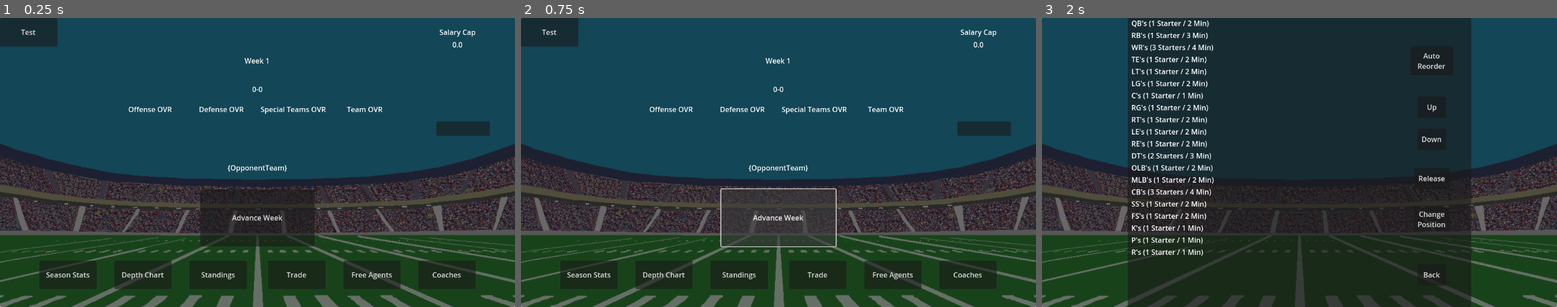
Above: before the commit, frames 1-3 (left to right).
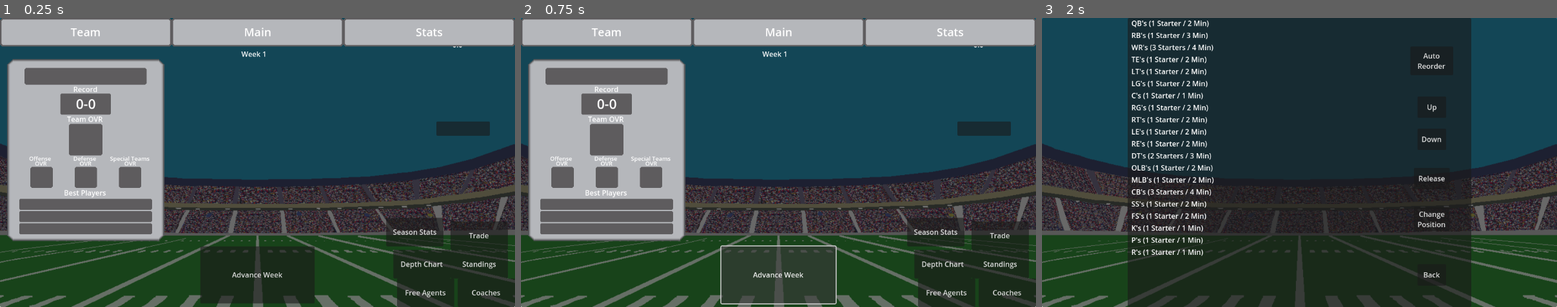
Above: after the commit, the same moments.

Repository: Dmmcken/Football
Game: Godot game, scene res://SeasonHome.tscn
The game is run twice, just before and just after one commit, with the same random seed, the same clock (stepped at 60 frames per second) and the same inputs. This scene is started directly instead of the project's main scene.
Inputs:
- Up to frame 1 (0.25 s): no input
- Up to frame 2 (0.75 s): click "Advance Week" at 0.5 s
- Up to frame 3 (2 s): click "Depth Chart" at 1.25 s

The runs differ from the first frame. In frame 1, 42% of the frame differs, in the area x 0-100%, y 0-100%; in frame 2, 39%; in frame 3, less than 0.1%.
Error before the commit: Invalid access to property or key of type 'String' on a base object of type 'Dictionary'. (res://SeasonHome.gd:32)
Error after the commit: Invalid access to property or key of type 'String' on a base object of type 'Dictionary'. (res://SeasonHome.gd:1535)

Commit message:
06/19
06/19

Diff:
--- a/Rosters.gd
+++ b/Rosters.gd
@@ -1,7 +1,7 @@
 extends Node
 
 var team_rosters = {}
-
+var selected_team = GameData.get_selected_team_name()
 var first_names = []
 var last_names = []
 var dead_cap = []
@@ -316,6 +316,7 @@
 	team_rosters = generate_all_team_rosters()
 	create_deadcap()
 
+
 func compare_by_rating(player1, player2):
 	if player1["Rating"] >= player2["Rating"]:
 		return true
--- a/SeasonHome.gd
+++ b/SeasonHome.gd
@@ -136,11 +136,15 @@
 @onready var team_st_label = $TeamST
 @onready var team_ovr_label = $TeamOVR
 @onready var salary_cap_label = $SalaryCap
+@onready var best_player_1_label = $BestPlayers1
+@onready var best_player_2_label = $BestPlayers2
+@onready var best_player_3_label = $BestPlayers3
 
 func _ready():
 	add_child(game_simulator)
 	add_child(game_play)
 	selected_team = GameData.get_selected_team_name()
+	set_depth_chart()
 	player_team_label.text = selected_team
 	week_label.text = "Week " + str(current_week)
 	record_label.text = str(wins) + "-" + str(losses)
@@ -173,6 +177,24 @@
 	team_defense_label.text = "%s" % [team_averages["Defense_Ovr"]]
 	team_st_label.text = "%s" % [team_averages["Special_Teams_Ovr"]]
 	team_ovr_label.text = "%s" % [team_averages["Team_Ovr"]]
+	set_team_top_three()
+
+func set_team_top_three():
+	var player1 = ""
+	var player2 = ""
+	var player3 = ""
+	var roster = []
+	for player in Rosters.team_rosters[selected_team]:
+		if player["DepthChart"] == 1:
+			roster.append(player)
+	roster.sort_custom(func(a, b):
+		return a["Rating"] > b["Rating"])
+	player1 = roster[0]
+	player2 = roster[1]
+	player3 = roster[2]
+	best_player_1_label.text = "%s %s %s %s" % [player1["Position"], player1["FirstName"], player1["LastName"], player1["Rating"]]
+	best_player_2_label.text = "%s %s %s %s" % [player2["Position"], player2["FirstName"], player2["LastName"], player2["Rating"]]
+	best_player_3_label.text = "%s %s %s %s" % [player3["Position"], player3["FirstName"], player3["LastName"], player3["Rating"]]
 
 func load_team_records(json_file_path):
 	var file = FileAccess.open(json_file_path, FileAccess.READ)
@@ -1508,6 +1530,11 @@
 								if player["PlayerID"] == roster_player["PlayerID"]:
 									Rosters.team_rosters[team].erase(roster_player)
 									Rosters.team_rosters["Free Agent"].append(roster_player)
+
+func set_depth_chart():
+	var team_roster = Rosters.team_rosters[selected_team]
+	reorder_teams(team_roster)
+	Rosters.team_rosters[selected_team] = team_roster
 
 func reorder_teams(team_roster):
 	var positions = ["QB", "RB", "WR", "TE", "LT", "LG", "C", "RG", "RT", "LE", "RE", "DT", "OLB", "MLB", "CB", "SS", "FS", "K", "P", "R"]
--- a/SeasonHome.tscn
+++ b/SeasonHome.tscn
@@ -1,8 +1,12 @@
-[gd_scene load_steps=6 format=3 uid="uid://du7x3wvheg888"]
+[gd_scene load_steps=10 format=3 uid="uid://du7x3wvheg888"]
 
 [ext_resource type="Script" uid="uid://ba6bhk5wnjn5r" path="res://SeasonHome.gd" id="1_5gxnp"]
 [ext_resource type="Texture2D" uid="uid://xh7wwx1airyc" path="res://Art/Stadium.png" id="2_6bxi5"]
 [ext_resource type="Theme" uid="uid://ccrt2axm1b3pb" path="res://Themes/PopupWarnings.tres" id="3_7po3q"]
+[ext_resource type="Texture2D" uid="uid://dkv4ocf32tdva" path="res://Art/Team_OVR_Panel.png" id="3_u852k"]
+[ext_resource type="Texture2D" uid="uid://ctn8il55ivjbw" path="res://Art/Top_Border.png" id="4_ftjy5"]
+[ext_resource type="Texture2D" uid="uid://bhfd26d3fa5r0" path="res://Art/Top_Border_Click.png" id="5_vmnsc"]
+[ext_resource type="Texture2D" uid="uid://b2agv8aqahh1a" path="res://Art/Top_Border_Hover.png" id="6_u852k"]
 
 [sub_resource type="StyleBoxFlat" id="StyleBoxFlat_hxgix"]
 bg_color = Color(1, 1, 1, 0.478431)
@@ -29,32 +33,40 @@
 
 [node name="Button" type="Button" parent="Panel"]
 layout_mode = 0
-offset_left = 936.0
-offset_top = 544.0
-offset_right = 1064.0
-offset_bottom = 608.0
+offset_left = 1024.0
+offset_top = 584.0
+offset_right = 1152.0
+offset_bottom = 648.0
 text = "Coaches"
 
+[node name="TeamOvrPanel" type="Sprite2D" parent="."]
+position = Vector2(192, 296)
+scale = Vector2(1, 0.944445)
+texture = ExtResource("3_u852k")
+
 [node name="CurrentWeek" type="Label" parent="."]
-offset_left = 448.0
-offset_top = 64.0
-offset_right = 704.0
-offset_bottom = 128.0
+offset_left = 441.0
+offset_top = 49.0
+offset_right = 697.0
+offset_bottom = 113.0
 text = "{CurrentWeek}"
 horizontal_alignment = 1
 vertical_alignment = 1
 metadata/_edit_use_anchors_ = true
 
 [node name="PlayerTeam" type="Label" parent="."]
-offset_left = 384.0
-offset_right = 768.0
-offset_bottom = 64.0
+offset_left = 2.0
+offset_top = 96.0
+offset_right = 386.0
+offset_bottom = 160.0
+theme_override_font_sizes/font_size = 20
 text = "{PlayerTeam}"
 horizontal_alignment = 1
 vertical_alignment = 1
 metadata/_edit_use_anchors_ = true
 
 [node name="OpponentTeam" type="Label" parent="."]
+visible = false
 offset_left = 256.0
 offset_top = 304.0
 offset_right = 896.0
@@ -75,18 +87,19 @@
 
 [node name="SimulateButton" type="Button" parent="."]
 offset_left = 448.0
-offset_top = 384.0
+offset_top = 512.0
 offset_right = 704.0
-offset_bottom = 512.0
+offset_bottom = 640.0
 text = "Advance Week"
 metadata/_edit_use_anchors_ = true
 
 [node name="PlayerRecord" type="Label" parent="."]
-offset_left = 512.0
-offset_top = 128.0
-offset_right = 640.0
-offset_bottom = 192.0
-text = "{Record}"
+offset_left = 128.0
+offset_top = 160.0
+offset_right = 256.0
+offset_bottom = 224.0
+theme_override_font_sizes/font_size = 30
+text = "{record}"
 horizontal_alignment = 1
 vertical_alignment = 1
 metadata/_edit_use_anchors_ = true
@@ -98,88 +111,111 @@
 offset_bottom = 264.0
 
 [node name="OffenseOVR" type="Label" parent="."]
-offset_left = 256.0
-offset_top = 192.0
-offset_right = 416.0
-offset_bottom = 218.0
-text = "Offense OVR"
+offset_left = 12.0
+offset_top = 306.0
+offset_right = 172.0
+offset_bottom = 335.0
+theme_override_constants/line_spacing = -7
+theme_override_font_sizes/font_size = 13
+text = "Offense
+OVR"
 horizontal_alignment = 1
 vertical_alignment = 1
 
 [node name="TeamOffense" type="Label" parent="."]
-offset_left = 256.0
-offset_top = 224.0
-offset_right = 416.0
-offset_bottom = 258.0
+offset_left = 69.0
+offset_top = 335.0
+offset_right = 117.0
+offset_bottom = 380.0
+theme_override_font_sizes/font_size = 25
 horizontal_alignment = 1
 vertical_alignment = 1
 
 [node name="TeamDefense" type="Label" parent="."]
-offset_left = 416.0
-offset_top = 224.0
-offset_right = 576.0
-offset_bottom = 258.0
+offset_left = 168.0
+offset_top = 335.0
+offset_right = 216.0
+offset_bottom = 380.0
+theme_override_font_sizes/font_size = 25
 horizontal_alignment = 1
 vertical_alignment = 1
 
 [node name="TeamST" type="Label" parent="."]
-offset_left = 576.0
-offset_top = 224.0
-offset_right = 736.0
-offset_bottom = 258.0
+offset_left = 267.0
+offset_top = 335.0
+offset_right = 315.0
+offset_bottom = 380.0
+theme_override_font_sizes/font_size = 25
 horizontal_alignment = 1
 vertical_alignment = 1
 
 [node name="TeamOVR" type="Label" parent="."]
-offset_left = 736.0
-offset_top = 224.0
-offset_right = 896.0
-offset_bottom = 258.0
+offset_left = 155.0
+offset_top = 238.0
+offset_right = 228.0
+offset_bottom = 307.0
+theme_override_font_sizes/font_size = 42
 horizontal_alignment = 1
 vertical_alignment = 1
 
 [node name="OffenseOVR2" type="Label" parent="."]
-offset_left = 416.0
-offset_top = 192.0
-offset_right = 576.0
-offset_bottom = 218.0
-text = "Defense OVR"
+offset_left = 112.0
+offset_top = 306.0
+offset_right = 272.0
+offset_bottom = 335.0
+theme_override_constants/line_spacing = -7
+theme_override_font_sizes/font_size = 13
+text = "Defense
+OVR"
 horizontal_alignment = 1
 vertical_alignment = 1
 
 [node name="OffenseOVR3" type="Label" parent="."]
-offset_left = 576.0
-offset_top = 192.0
-offset_right = 736.0
-offset_bottom = 218.0
-text = "Special Teams OVR"
+offset_left = 212.0
+offset_top = 306.0
+offset_right = 372.0
+offset_bottom = 335.0
+theme_override_constants/line_spacing = -7
+theme_override_font_sizes/font_size = 13
+text = "Special Teams
+OVR"
 horizontal_alignment = 1
 vertical_alignment = 1
 
 [node name="OffenseOVR4" type="Label" parent="."]
-offset_left = 736.0
-offset_top = 192.0
-offset_right = 896.0
-offset_bottom = 218.0
+offset_left = 110.0
+offset_top = 214.0
+offset_right = 270.0
+offset_bottom = 240.0
 text = "Team OVR"
 horizontal_alignment = 1
 vertical_alignment = 1
 
+[node name="Record" type="Label" parent="."]
+offset_left = 135.0
+offset_top = 145.0
+offset_right = 248.0
+offset_bottom = 175.0
+text = "Record"
+horizontal_alignment = 1
+vertical_alignment = 1
+
 [node name="DepthChart" type="Button" parent="."]
-offset_left = 256.0
-offset_top = 544.0
-offset_right = 384.0
-offset_bottom = 608.0
+offset_left = 880.0
+offset_top = 520.0
+offset_right = 1008.0
+offset_bottom = 584.0
 text = "Depth Chart"
 
 [node name="FreeAgents" type="Button" parent="."]
-offset_left = 768.0
-offset_top = 544.0
-offset_right = 896.0
-offset_bottom = 608.0
+offset_left = 888.0
+offset_top = 584.0
+offset_right = 1016.0
+offset_bottom = 648.0
 text = "Free Agents"
 
 [node name="Salary" type="Label" parent="."]
+visible = false
 offset_left = 928.0
 offset_right = 1120.0
 offset_bottom = 64.0
@@ -195,10 +231,10 @@
 horizontal_alignment = 1
 
 [node name="TradeMenu" type="Button" parent="."]
-offset_left = 600.0
-offset_top = 544.0
-offset_right = 728.0
-offset_bottom = 608.0
+offset_left = 1008.0
+offset_top = 456.0
+offset_right = 1136.0
+offset_bottom = 520.0
 text = "Trade"
 
 [node name="SalaryCapPopup" type="PopupPanel" parent="."]
@@ -254,6 +290,7 @@
 vertical_alignment = 1
 
 [node name="TestButton" type="Button" parent="."]
+visible = false
 offset_right = 128.0
 offset_bottom = 64.0
 text = "Test"
@@ -269,18 +306,102 @@
 layout_mode = 2
 
 [node name="StandingsButton" type="Button" parent="."]
-offset_left = 424.0
-offset_top = 544.0
-offset_right = 552.0
-offset_bottom = 608.0
+offset_left = 1008.0
+offset_top = 520.0
+offset_right = 1136.0
+offset_bottom = 584.0
 text = "Standings"
 
 [node name="SeasonStats" type="Button" parent="."]
-offset_left = 88.0
-offset_top = 544.0
-offset_right = 216.0
-offset_bottom = 608.0
+offset_left = 864.0
+offset_top = 448.0
+offset_right = 992.0
+offset_bottom = 512.0
 text = "Season Stats"
+
+[node name="TeamButton" type="TextureButton" parent="."]
+offset_right = 384.0
+offset_bottom = 64.0
+texture_normal = ExtResource("4_ftjy5")
+texture_pressed = ExtResource("5_vmnsc")
+texture_hover = ExtResource("6_u852k")
+
+[node name="Label" type="Label" parent="TeamButton"]
+layout_mode = 0
+offset_right = 384.0
+offset_bottom = 64.0
+theme_override_font_sizes/font_size = 25
+text = "Team"
+horizontal_alignment = 1
+vertical_alignment = 1
+
+[node name="HubButton" type="TextureButton" parent="."]
+offset_left = 384.0
+offset_right = 768.0
+offset_bottom = 64.0
+texture_normal = ExtResource("4_ftjy5")
+texture_pressed = ExtResource("5_vmnsc")
+texture_hover = ExtResource("6_u852k")
+
+[node name="Label2" type="Label" parent="HubButton"]
+layout_mode = 0
+offset_right = 384.0
+offset_bottom = 64.0
+theme_override_font_sizes/font_size = 25
+text = "Main"
+horizontal_alignment = 1
+vertical_alignment = 1
+
+[node name="StatsButton" type="TextureButton" parent="."]
+offset_left = 768.0
+offset_right = 1152.0
+offset_bottom = 64.0
+texture_normal = ExtResource("4_ftjy5")
+texture_pressed = ExtResource("5_vmnsc")
+texture_hover = ExtResource("6_u852k")
+
+[node name="Label3" type="Label" parent="StatsButton"]
+layout_mode = 0
+offset_right = 384.0
+offset_bottom = 64.0
+theme_override_font_sizes/font_size = 25
+text = "Stats"
+horizontal_alignment = 1
+vertical_alignment = 1
+
+[node name="BestPlayers" type="Label" parent="."]
+offset_left = 59.0
+offset_top = 380.0
+offset_right = 323.0
+offset_bottom = 403.0
+text = "Best Players"
+horizontal_alignment = 1
+
+[node name="BestPlayers1" type="Label" parent="."]
+offset_left = 43.0
+offset_top = 404.0
+offset_right = 340.0
+offset_bottom = 430.0
+theme_override_constants/line_spacing = -5
+theme_override_constants/paragraph_spacing = -5
+theme_override_font_sizes/font_size = 18
+horizontal_alignment = 1
+
+[node name="BestPlayers2" type="Label" parent="."]
+offset_left = 43.0
+offset_top = 431.0
+offset_right = 340.0
+offset_bottom = 457.0
+theme_override_font_sizes/font_size = 18
+horizontal_alignment = 1
+
+[node name="BestPlayers3" type="Label" parent="."]
+offset_left = 43.0
+offset_top = 458.0
+offset_right = 340.0
+offset_bottom = 484.0
+theme_override_font_sizes/font_size = 18
+horizontal_alignment = 1
 
 [connection signal="pressed" from="Panel/Button" to="." method="_on_coaches_button_pressed"]
 [connection signal="pressed" from="PlayButton" to="." method="_on_play_button_pressed"]
--- a/TeamSelect.gd
+++ b/TeamSelect.gd
@@ -80,6 +80,7 @@
 func _on_team_select_pressed():
 	if selected_team != "":
 		GameData.set_selected_team_name(selected_team)
+		selected_degrade()
 		var game_ui_scene = load("res://OC.tscn")
 		var ui_scene_instance = game_ui_scene.instantiate()
 		get_tree().current_scene.visible = false
@@ -145,6 +146,14 @@
 		all_team_rosters[team_name] = generate_team_roster()
 	return all_team_rosters
 
+func selected_degrade():
+	for team in Rosters.team_rosters:
+		if team == selected_team:
+			for player in Rosters.team_rosters[team]:
+				if player["Rating"] >= 70:
+					var drop = randi() % 15
+					player["Rating"] -= drop
+
 
 func _on_abq_pressed():
 	selected_team = "Albuquerque Scorpions"
@@ -242,7 +251,7 @@
 
 
 func _on_button_pressed():
-	print(selected_team)
+	print(roster_data)
 
 
 func _on_col_pressed():
Binary file added: Art/Team_OVR_Panel.png
Not shown, added: Art/Team_OVR_Panel.png.import
Binary file added: Art/Top_Border.png
Not shown, added: Art/Top_Border.png.import
Binary file added: Art/Top_Border_Click.png
Not shown, added: Art/Top_Border_Click.png.import
Binary file added: Art/Top_Border_Hover.png
Not shown, added: Art/Top_Border_Hover.png.import
